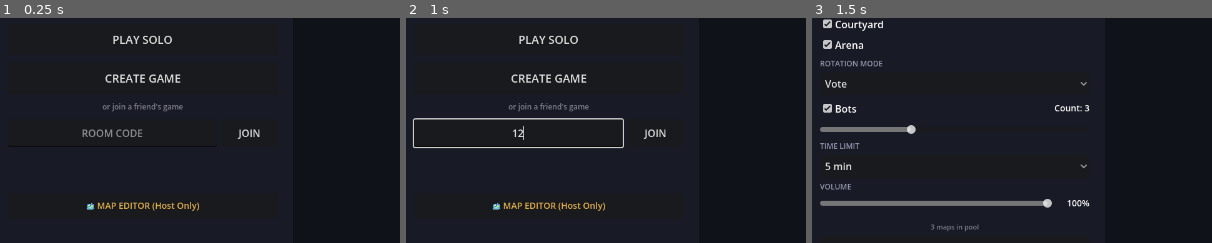
Above: before the commit, frames 1-3 (left to right).
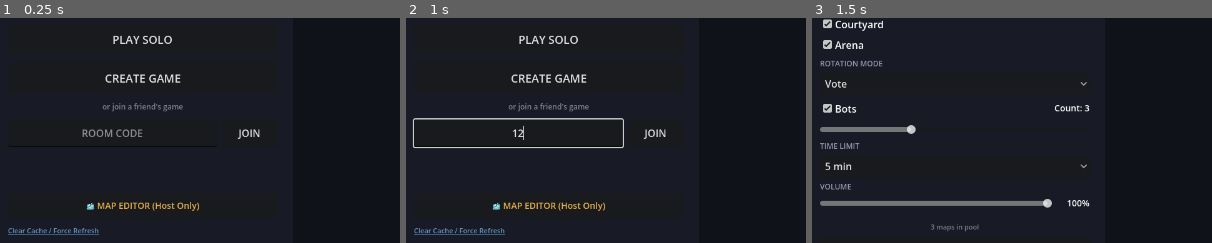
Above: after the commit, the same moments.

Repository: curlyphries/paintball
Game: Godot game, scene res://scenes/main_menu.tscn
The game is run twice, just before and just after one commit, with the same random seed, the same clock (stepped at 60 frames per second) and the same inputs.
Inputs (mouse positions are % of the whole screen's width and height, from its top left):
- Up to frame 1 (0.25 s): no input
- Up to frame 2 (1 s): click (50, 28) at 0.52 s; type "Alex" at 0.6 s; click (46, 59) at 0.75 s; type "12" at 0.83 s
- Up to frame 3 (1.5 s): click "PLAY SOLO" at 1.25 s
The pictures show only the part of the screen within x 32-82%, y 34-84%; the shares and areas given below are measured in that part.

The runs differ from the first frame. In frame 1, 0.4% of the frame differs, in the area x 2-25%, y 93-97%; in frame 2, 0.4%; in frame 3, nothing differs.

Commit message:
Add cache clear button and refresh.html page

Diff:
--- a/scenes/main_menu.tscn
+++ b/scenes/main_menu.tscn
@@ -152,6 +152,13 @@
 text = "🗺️ MAP EDITOR (Host Only)"
 theme_override_colors/font_color = Color(0.9, 0.7, 0.3, 1.0)
 
+[node name="ClearCacheLink" type="LinkButton" parent="CenterPanel/MenuPanel/VBox"]
+layout_mode = 2
+text = "Clear Cache / Force Refresh"
+theme_override_font_sizes/font_size = 11
+theme_override_colors/font_color = Color(0.4, 0.6, 0.8, 1.0)
+uri = "javascript:localStorage.clear();sessionStorage.clear();navigator.serviceWorker.getRegistrations().then(r=>Promise.all(r.map(x=>x.unregister()))).then(()=>location.reload(true));"
+
 [node name="SettingsPanel" type="Control" parent="CenterPanel"]
 visible = false
 layout_mode = 1
